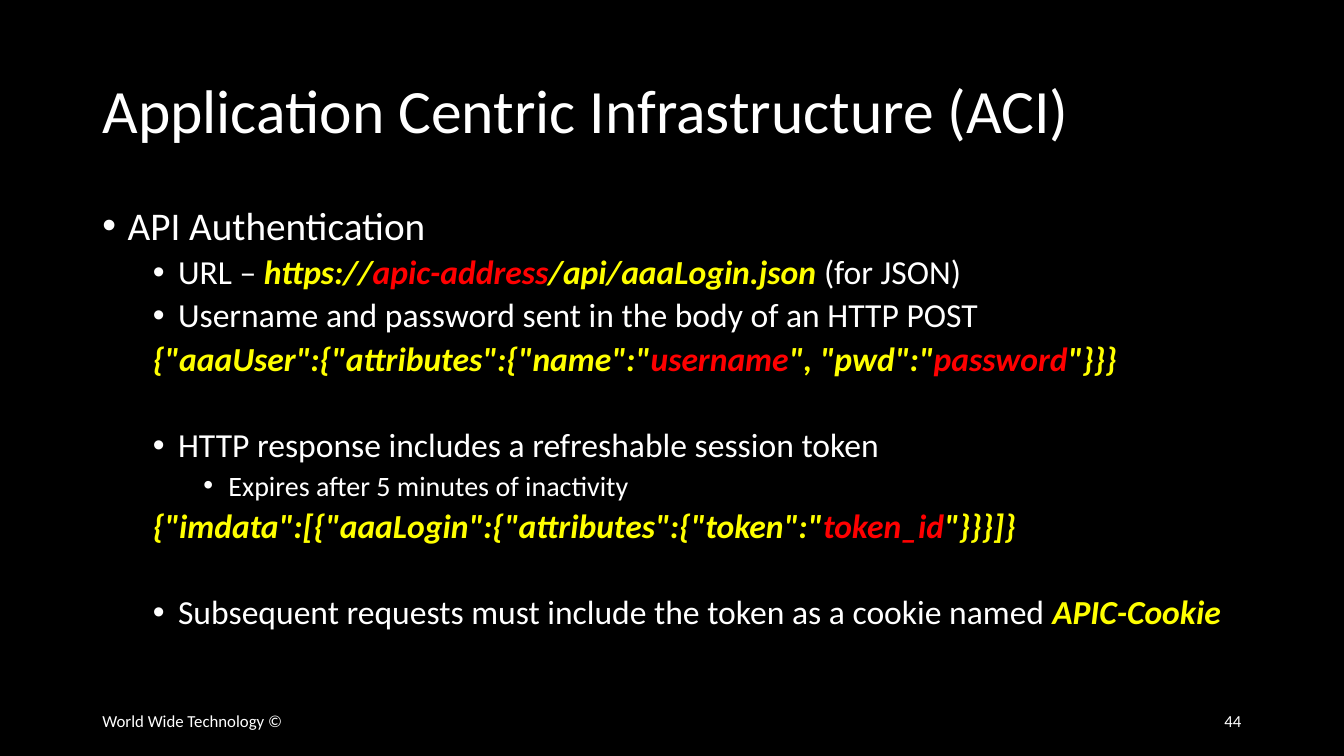
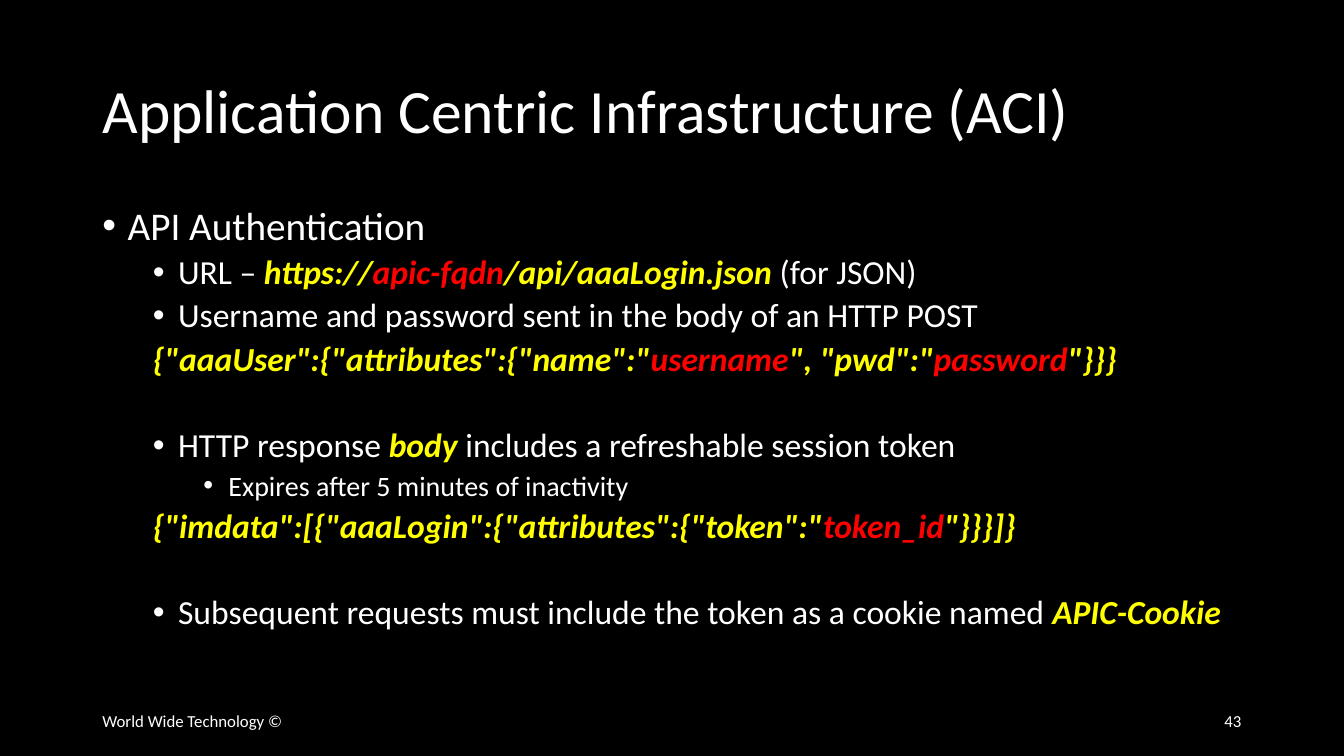
Before and after one commit to wwt/curl-requests-foundations, a slide deck: slide 43 of curl-requests-foundations.pptx (slide 44 before the commit). Drawn at 1344x756 pixels with LibreOffice and Linux fonts; fonts in the diff are those of the drawing. Boxes give left, top, right and bottom in pixels: in the first picture for what was removed or moved away, otherwise in the second. Text is boxed around its words. In the diff, an @@ line names an element or a change of style, - is before the commit and + after.

```diff
--- a/curl-requests-foundations.pptx
+++ b/curl-requests-foundations.pptx
@@ text at box(178, 259, 916, 290): text changed @@
-  • URL – https://apic-address/api/aaaLogin.json (for JSON)
+  • URL – https://apic-fqdn/api/aaaLogin.json (for JSON)
@@ text at box(178, 433, 955, 463): text changed @@
-  • HTTP response includes a refreshable session token
+  • HTTP response body includes a refreshable session token
@@ page number at box(1224, 716, 1241, 727): text changed @@
-44
+43
```
Also in this commit, not shown: 1 other slide changed, 12 slides added, 1 slide removed.
